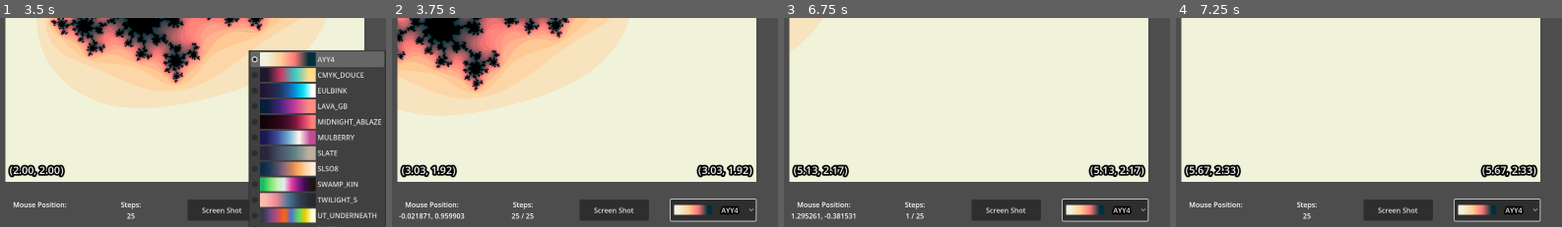
Above: before the commit, frames 1-4 (left to right).
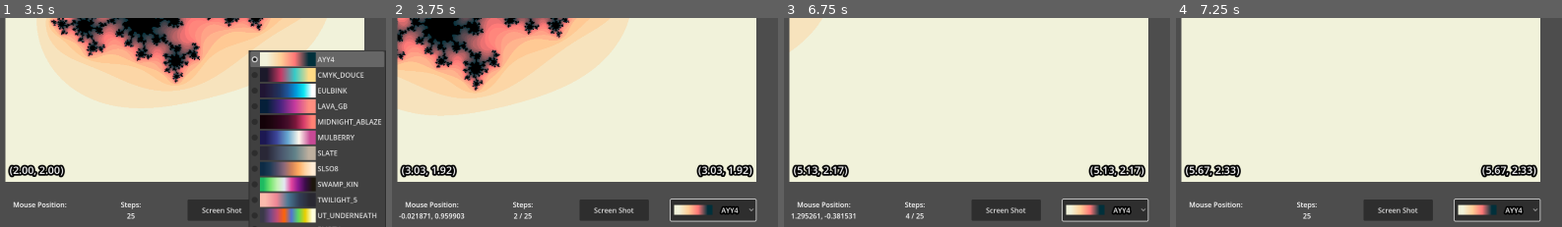
Above: after the commit, the same moments.

Repository: kirkatia98/mandelbrot
Game: Godot game, scene res://root.tscn
The game is run twice, just before and just after one commit, with the same random seed, the same clock (stepped at 60 frames per second) and the same inputs.
Inputs (mouse positions are % of the whole screen's width and height, from its top left):
- Up to frame 1 (3.5 s): click "Screen Shot" at 0.5 s; click "MIDNIGHT_ABLAZE" at 1.25 s; click "AYY4" at 2 s; tap Enter (ui_accept) at 2.75, 3.02 s; move the mouse to (44, 69) at 2.77 s; hold Up (ui_up) from 2.78 s (still down); click (44, 69) at 2.92 s
- Up to frame 2 (3.75 s): release Up (ui_up) at 3.5 s; drag from (80, 64) to (44, 69) at 3.52 s
- Up to frame 3 (6.75 s): tap Enter (ui_accept) at 4.25, 5.75, 6.02, 6.5 s; move the mouse to (18, 33) at 4.27 s; hold Left (ui_left) 4.28-5 s; click (18, 33) at 4.42 s; drag from (54, 48) to (18, 33) at 5.02 s; move the mouse to (34, 22) at 5.77 s; hold Down (ui_down) 5.78-6.5 s; click (34, 22) at 5.92 s; drag from (71, 43) to (34, 22) at 6.52 s
- Up to frame 4 (7.25 s): no input
The pictures show only the part of the screen within x 50-100%, y 48-98%; the shares and areas given below are measured in that part.

Frame 1 is identical in both runs. In frame 2, 0.1% of the frame differs, in the area x 30-37%, y 93-97%; in frame 3, less than 0.1%; in frame 4, nothing differs.

Commit message:
Julia steps bug fix; itch capsule

Diff:
--- a/fractal/fractal.gd
+++ b/fractal/fractal.gd
@@ -3,7 +3,6 @@
 
 signal update_labels
 signal update_shader
-signal update_cursor
 
 enum FractalType { NONE, MANDLEBROT, JULIA }
 @export var fractalType: FractalType
@@ -42,6 +41,13 @@
 		update_labels.emit()
 
 
+@export var cursor : Vector2 = Vector2(-0.702, 0.384):
+	set(val):
+		cursor = val
+		shader_material.set_shader_parameter("cursor", cursor)
+		update_labels.emit()
+
+
 @export var palette_image : Texture2D:
 	set(val):
 		palette_image = val
@@ -52,6 +58,7 @@
 	set(val):
 		debug = val
 		shader_material.set_shader_parameter("debug", debug)
+
 
 
 @onready var on_screen : bool = false
@@ -101,6 +108,7 @@
 		FractalType.MANDLEBROT:
 			c = coord
 		FractalType.JULIA:
+			c = cursor
 			z = coord
 
 	var zp : Vector2
@@ -123,11 +131,6 @@
 	var target_position = rect_position - rect_size * input_vector
 
 	rect_position = lerp(rect_position, target_position, delta)
-
-# the mandlebrot instance emits a signal that the julia instance connects to
-func set_cursor(cursor : Vector2):
-	#update cursor variable in the julia set
-	shader_material.set_shader_parameter("cursor", cursor)
 
 
 # drag and zoom input using a mouse
@@ -184,8 +187,8 @@
 			MOUSE_BUTTON_RIGHT:
 				drag_julia = event.is_pressed()
 
-				if drag_julia:
-					update_cursor.emit(shader_coords)
+				if drag_julia and FractalType.MANDLEBROT:
+					%Julia.cursor = shader_coords
 				pass
 
 
@@ -196,5 +199,5 @@
 			# move rectangle to the old position offset by mouse movement (scaled to the size of the screen)
 			rect_position = old_pos - (local_mouse - old_mouse) / screen_rect.size * rect_size
 
-		if drag_julia:
-			update_cursor.emit(shader_coords)
+		if drag_julia and FractalType.MANDLEBROT:
+			%Julia.cursor = shader_coords
--- a/fractal/shader_code/julia.gdshader
+++ b/fractal/shader_code/julia.gdshader
@@ -2,7 +2,6 @@
 
 #include "lib.gdshaderinc"
 
-// TODO: use a controller inside the mandlebrot shader to get a c value for the julia set
 uniform vec2 cursor;
 
 uniform bool debug;
--- a/fractal/shader_code/mandlebrot.gdshader
+++ b/fractal/shader_code/mandlebrot.gdshader
@@ -1,6 +1,8 @@
 shader_type canvas_item;
 
 #include "lib.gdshaderinc"
+
+uniform vec2 cursor;
 
 uniform bool debug;
 
--- a/root.tscn
+++ b/root.tscn
@@ -8,6 +8,7 @@
 
 [sub_resource type="ShaderMaterial" id="ShaderMaterial_vfymx"]
 shader = ExtResource("3_6eo24")
+shader_parameter/cursor = Vector2(-0.702, 0.384)
 shader_parameter/debug = null
 shader_parameter/rect_position = Vector2(-2, -2)
 shader_parameter/rect_size = Vector2(4, 4)
@@ -47,6 +48,7 @@
 theme_override_constants/separation = 60
 
 [node name="Mandelbrot" parent="MarginContainer/HBoxContainer" instance=ExtResource("2_45h1s")]
+unique_name_in_owner = true
 layout_mode = 2
 size_flags_horizontal = 3
 fractalType = 1
@@ -57,11 +59,10 @@
 palette_image = ExtResource("3_s6hs8")
 
 [node name="Julia" parent="MarginContainer/HBoxContainer" instance=ExtResource("2_45h1s")]
+unique_name_in_owner = true
 layout_mode = 2
 size_flags_horizontal = 3
 fractalType = 2
 shader_material = SubResource("ShaderMaterial_r5ea2")
 rect_position = Vector2(-2, -2)
 rect_size = Vector2(4, 4)
-
-[connection signal="update_cursor" from="MarginContainer/HBoxContainer/Mandelbrot" to="MarginContainer/HBoxContainer/Julia" method="set_cursor"]
Binary file added: demo_files/itch_capsule.png
